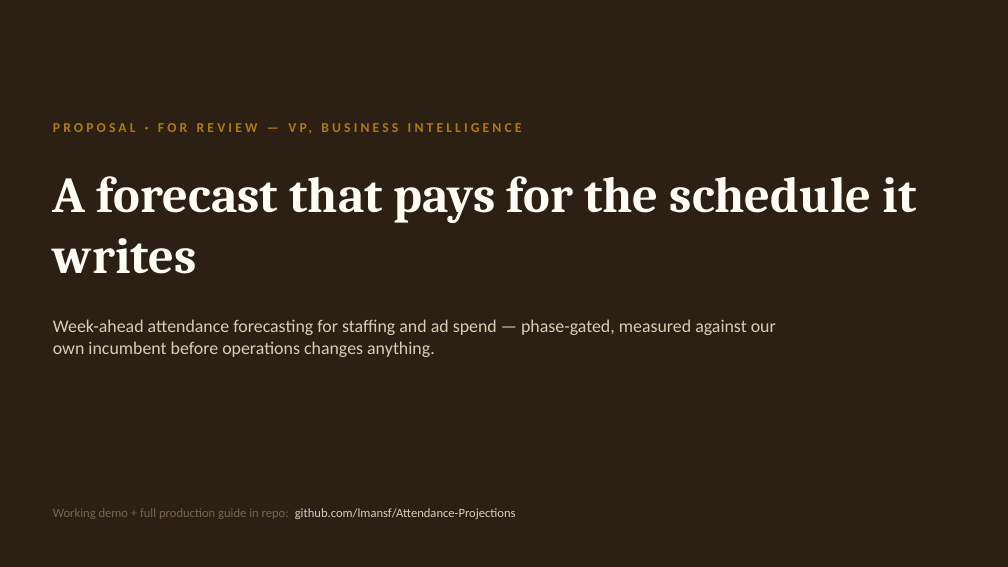
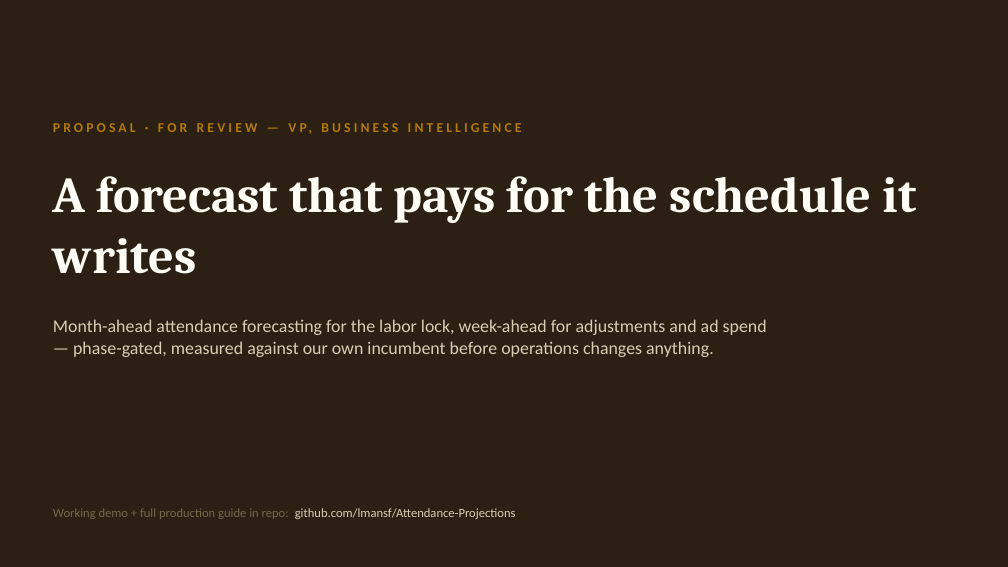
Before and after one commit to lmansf/Attendance-Projections, a slide deck: slide 1 of docs/deck/attendance-forecast-roi.pptx. Drawn at 1008x567 pixels with LibreOffice and Linux fonts; fonts in the diff are those of the drawing. Boxes give left, top, right and bottom in pixels: in the first picture for what was removed or moved away, otherwise in the second. Text is boxed around its words. In the diff, an @@ line names an element or a change of style, - is before the commit and + after.

```diff
--- a/docs/deck/attendance-forecast-roi.pptx
+++ b/docs/deck/attendance-forecast-roi.pptx
@@ text at [53, 319, 767, 357]: text changed @@
-Week-ahead attendance forecasting for staffing and ad spend — phase-gated, measured against our own incumbent before operations changes anything.
+Month-ahead attendance forecasting for the labor lock, week-ahead for adjustments and ad spend — phase-gated, measured against our own incumbent before operations changes anything.
```
Also in this commit, not shown: 5 other slides changed, 11 other files.
